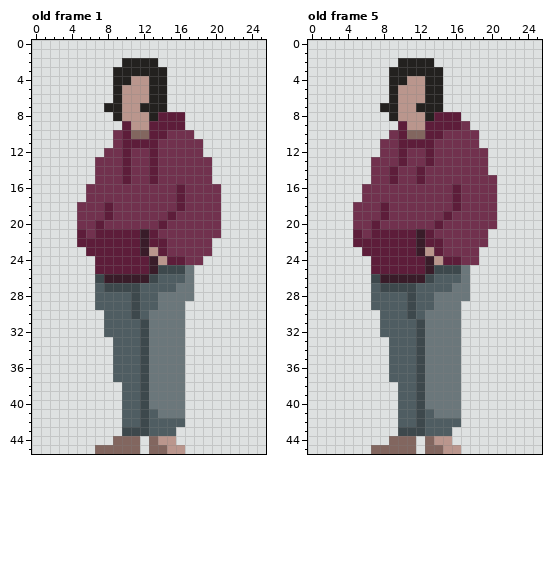
Edited in one commit: pixel-art file (Assets/Sprites/Animaciones - Claire.aseprite). Above, as it was before the edit.
26x46 pixels, 5 frames. Shown: old frame 1, old frame 5. The commit also changed other frames, which this record leaves out.
And afterwards:
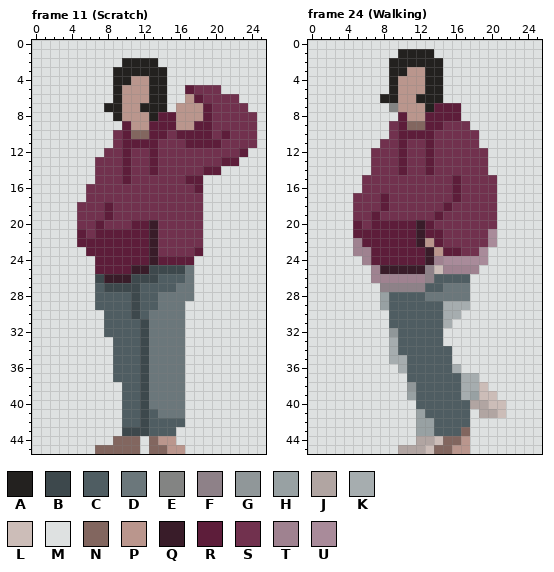
Palette (. is transparent): A #23211f  B #3d484c  C #4f5d62  D #6b777b  E #838483  F #8e8188  G #909799  H #98a1a3  J #b1a5a2  K #a6adaf  L #ccbdb8  M #dee1e1  N #82665f  P #ba968d  Q #391c29  R #5d1d3a  S #71314e  T #9f8290  U #a98b9a
A new or re-ordered frame is compared with the old frame closest to it.
Author's note on the commit: scratching idle done
From old to new:
frames 5 -> 24
layer "Cebolla" now shown
layer "Claire Walking" added
layer "Claire Scratch" added
--- frame 11 (Scratch) is new; against old frame 1, layers "Claire Breathing Idle", "Claire Scratch"
@@ x 9..25 @@
  4 AAPPAAMMMMMMMMMMM
- 5 APPPAAMMMMMMMMMMM
- 6 APPPAAMMMMMMMMMMM
- 7 APPAAAMMMMMMMMMMM
- 8 APPPARRRMMMMMMMMM
- 9 MRPPRRRRMMMMMMMMM
-10 SRNNRRSSSMMMMMMMM
-11 SRRRRSSSSSMMMMMMM
-12 SRSSRSSSSSMMMMMMM
-13 SRSSRSSSSSSMMMMMM
-14 SRSSRSSSSSSMMMMMM
-15 SRSSRSSSSSSMMMMMM
-16 SSSSSSSRSSSSMMMMM
-17 SSSSSSSRSSSSMMMMM
-18 SSSSSSSRSSSSMMMMM
-19 SSSSSSRSSSSSMMMMM
-20 SSSSSRSSSSSSMMMMM
-21 RRRQRSSSSSSSMMMMM
-22 RRRQRRSSSSSMMMMMM
-23 RRRQPRSSSSSMMMMMM
-24 RRRRQPRRSSMMMMMMM
-25 RRRRQBBBDMMMMMMMM
-26 QQQQBCCCDMMMMMMMM
+ 5 APPPAAMMRSSSMMMMM
+ 6 APPPAAMMPRSSSSMMM
+ 7 APPAAAMPPPRSSSSMM
+ 8 APPPARRPPPRSSSSSM
+ 9 MRPPRRRPPRRSSSSSM
+10 SRNNRRSRRRRSRSSSM
+11 SRRRRSSSRRRRSSSSM
+12 SRSSRSSSSSSSSSRMM
+13 SRSSRSSSSSSSRRMMM
+14 SRSSRSSSSSRRMMMMM
+15 SRSSSSSSRRMMMMMMM
+16 SSSSSSSSSRMMMMMMM
+17 SSSSSSSSSSMMMMMMM
+18 SSSSSSSSSSMMMMMMM
+19 SSSSSSSSSSMMMMMMM
+20 SSRRQSSSSSMMMMMMM
+21 RRRRQSSSSSMMMMMMM
+22 RRRRQSSSSSMMMMMMM
+23 RRRRQSSSSRMMMMMMM
+24 RRRRQRRRRMMMMMMMM
+25 RRQQBBBBDMMMMMMMM
+26 QQBBBCCCDMMMMMMMM
 27 BBBCCCCDDMMMMMMMM
--- frame 24 (Walking) is new; against old frame 5, layers "Claire Breathing Idle", "Claire Walking", "Cebolla"
@@ x 0..25 @@
  0 MMMMMMMMMMMMMMMMMMMMMMMMMM
- 1 MMMMMMMMMMMMMMMMMMMMMMMMMM
- 2 MMMMMMMMMMAAAAMMMMMMMMMMMM
- 3 MMMMMMMMMAAAAAAMMMMMMMMMMM
- 4 MMMMMMMMMAAPPAAMMMMMMMMMMM
+ 1 MMMMMMMMMMAAAAMMMMMMMMMMMM
+ 2 MMMMMMMMMAAAAAAMMMMMMMMMMM
+ 3 MMMMMMMMMAAPPAAMMMMMMMMMMM
+ 4 MMMMMMMMMAPPPAAMMMMMMMMMMM
  5 MMMMMMMMMAPPPAAMMMMMMMMMMM
- 6 MMMMMMMMMAPPPAAMMMMMMMMMMM
- 7 MMMMMMMMAAPPAAAMMMMMMMMMMM
- 8 MMMMMMMMMAPPPARRRMMMMMMMMM
- 9 MMMMMMMMMMRPPRRRRSMMMMMMMM
-10 MMMMMMMMMSRNNRRSSSSMMMMMMM
-11 MMMMMMMMSSRRRRSSSSSMMMMMMM
-12 MMMMMMMMSSRSSRSSSSSSMMMMMM
+ 6 MMMMMMMMAAPPAAAMMMMMMMMMMM
+ 7 MMMMMMMMMEPPPARRRMMMMMMMMM
+ 8 MMMMMMMMMMRPPRRRRMMMMMMMMM
+ 9 MMMMMMMMMSRNNRRSSSMMMMMMMM
+10 MMMMMMMMMSRRRRSSSSSMMMMMMM
+11 MMMMMMMMSSRSSRSSSSSMMMMMMM
+12 MMMMMMMSSSRSSRSSSSSSMMMMMM
 13 MMMMMMMSSSRSSRSSSSSSMMMMMM
-14 MMMMMMMSSRSSRSSSSSSSMMMMMM
-15 MMMMMMMSSRSSRSSSSSSSSMMMMM
+14 MMMMMMMSSSRSSRSSSSSSMMMMMM
+15 MMMMMMSSSSSSSSSSRSSSSMMMMM
 16 MMMMMMSSSSSSSSSSRSSSSMMMMM
-17 MMMMMMSSSSSSSSSSRSSSSMMMMM
-18 MMMMMSSSRSSSSSSSRSSSSMMMMM
-19 MMMMMSSSRSSSSSSRSSSSSMMMMM
-20 MMMMMSSRSSSSSSRSSSSSSMMMMM
-21 MMMMMRSRRRRRQRSSSSSSMMMMMM
-22 MMMMMRRRRRRRQRRSSSSSMMMMMM
-23 MMMMMMRRRRRRQPRSSSSMMMMMMM
-24 MMMMMMMRRRRRRQPRRSSMMMMMMM
-25 MMMMMMMRRRRRRQBBBDMMMMMMMM
-26 MMMMMMMBQQQQQBCCCDMMMMMMMM
-27 MMMMMMMCBBBBCCCCDDMMMMMMMM
-28 MMMMMMMCCCCBCCDDDDMMMMMMMM
-29 MMMMMMMCCCCBCCDDDMMMMMMMMM
-30 MMMMMMMMCCCBCDDDDMMMMMMMMM
-31 MMMMMMMMCCCCBDDDDMMMMMMMMM
-32 MMMMMMMMCCCCBDDDDMMMMMMMMM
-33 MMMMMMMMMCCCBDDDDMMMMMMMMM
-34 MMMMMMMMMCCCBDDDDMMMMMMMMM
-35 MMMMMMMMMCCCBDDDDMMMMMMMMM
-36 MMMMMMMMMCCCBDDDDMMMMMMMMM
-37 MMMMMMMMMCCCBDDDDMMMMMMMMM
-38 MMMMMMMMMMCCBDDDDMMMMMMMMM
-39 MMMMMMMMMMCCBDDDDMMMMMMMMM
-40 MMMMMMMMMMCCBDDDDMMMMMMMMM
-41 MMMMMMMMMMCCBCDDDMMMMMMMMM
-42 MMMMMMMMMMCCBCCCCMMMMMMMMM
-43 MMMMMMMMMMBBBCCCMMMMMMMMMM
-44 MMMMMMMMMNNNMNPPMMMMMMMMMM
-45 MMMMMMMNNNNNMNNPPMMMMMMMMM
+17 MMMMMSSSRSSSSSSSRSSSSMMMMM
+18 MMMMMSSSRSSSSSSRSSSSSMMMMM
+19 MMMMMSSRSSSSSSRSSSSSSMMMMM
+20 MMMMMRSRRRRRQRSSSSSSSMMMMM
+21 MMMMMRRRRRRRQRRSSSSSUMMMMM
+22 MMMMMTRRRRRRQPRSSSSSUMMMMM
+23 MMMMMTTRRRRRRQPRRSSUMMMMMM
+24 MMMMMMTRRRRRRQTUUUUUMMMMMM
+25 MMMMMMMTQQQQQFLTTTTMMMMMMM
+26 MMMMMMMTTTTTTFCCCCMMMMMMMM
+27 MMMMMMMMFFFFFCCDDDMMMMMMMM
+28 MMMMMMMMHCCCCDDDDDMMMMMMMM
+29 MMMMMMMMHCCCCCCKKKMMMMMMMM
+30 MMMMMMMMMCCCCCCKKMMMMMMMMM
+31 MMMMMMMMMCCCCCCKMMMMMMMMMM
+32 MMMMMMMMMGCCCCCMMMMMMMMMMM
+33 MMMMMMMMMKCCCCCMMMMMMMMMMM
+34 MMMMMMMMMKCCCCCCMMMMMMMMMM
+35 MMMMMMMMMKKCCCCCMMMMMMMMMM
+36 MMMMMMMMMMKCCCCCKMMMMMMMMM
+37 MMMMMMMMMMMCCCCCCKKMMMMMMM
+38 MMMMMMMMMMMGCCCCCKKLMMMMMM
+39 MMMMMMMMMMMHCCCCCKHLLMMMMM
+40 MMMMMMMMMMMMCCCCCCJJLLMMMM
+41 MMMMMMMMMMMMHCCCCCMJJLMMMM
+42 MMMMMMMMMMMMHHCCCCMMMMMMMM
+43 MMMMMMMMMMMMHHCCCNMMMMMMMM
+44 MMMMMMMMMMMMJJLNNPMMMMMMMM
+45 MMMMMMMMMMJJJLNNPPMMMMMMMM
